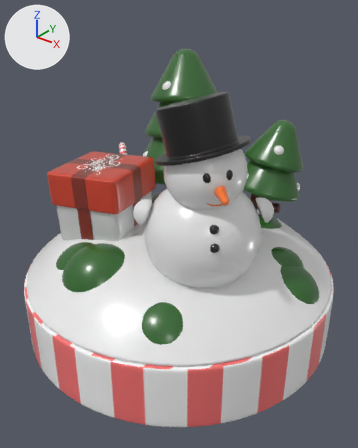
The glTF model public/model.glb, before and after one commit.
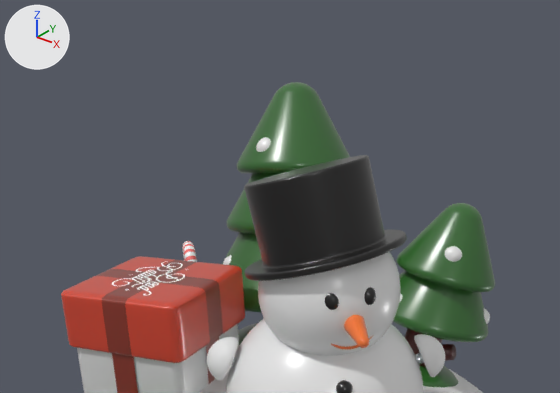
Old and new are each drawn whole from a camera (50 mm lens) standing at (3.56, -4.45, 4.16) and looking at (0.11, -0.14, 1.49) and again close up on the part from 3% to 95% of the width and 0% to 52% of the height. Every picture has the same lights, and +X, +Y and +Z are marked at upper left. Where no turn or scale is listed for an object, it has been applied to the vertices.

Objects in the first close-up: 'logo', '柱体.015', '柱体.016', '柱体.017', '柱体.020', '柱体.021', '柱体.025', '棱角球.002', '棱角球.003', '球体.029', '球体.031', '立方体.006', '立方体.007'.
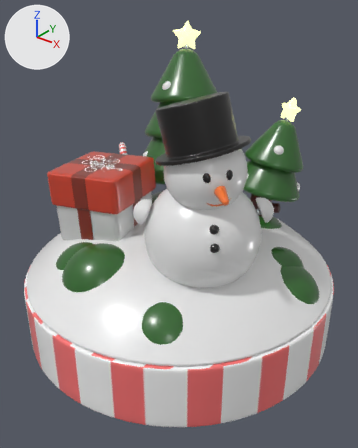
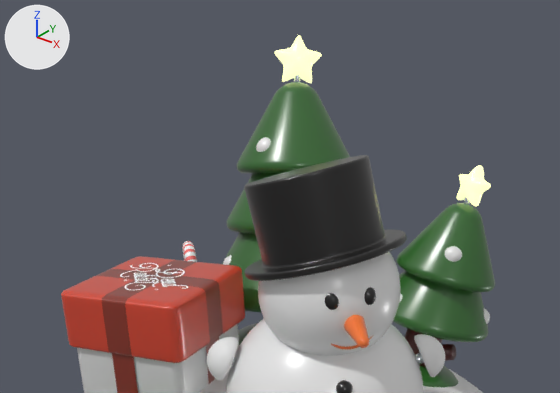
The change, as a diff of the scene's bpy script:
```diff
--- a/public/model.glb.py
+++ b/public/model.glb.py
@@ mat_star @@
+mat_star = principled_material('star')
+mat_star.base_color = (0.823, 0.933, 0.145)  # yellow #eaf76a
+mat_star.roughness = 0.261
+mat_star.coat_weight = 0.459
+mat_star.coat_roughness = 0.376
+mat_star.emission_color = (1.0, 1.0, 0.607)  # beige #ffffcc
+mat_star.emission_strength = 1.0
@@ me_star_001 @@
+me_star_001.from_pydata(...)  # 742 vertices, 1480 faces; spans x -0.136..0.151, y -0.092..0.09, z -0.13..0.152
+me_star_001.materials.append(mat_star)  # yellow #eaf76a
@@ me_柱体_030 @@
+me_柱体_030.from_pydata(...)  # 64 vertices, 124 faces; spans x -0.026..0.026, y -0.026..0.026, z -0.026..0.213
+me_柱体_030.materials.append(mat_gun)  # white #dce5e8
@@ me_star @@
+me_star.from_pydata(...)  # 742 vertices, 1480 faces; spans x -0.166..0.147, y -0.14..0.159, z -0.165..0.193
+me_star.materials.append(mat_star)  # yellow #eaf76a
@@ ob_logo @@
 ob_logo = bpy.data.objects.new('logo', me_logo)
-ob_logo.location = (-0.869, -0.455, 2.145)
-ob_logo.rotation_euler = (0.054, 0.0, -1.37)  # degrees (3.1, 0, -78)
+ob_logo.location = (-0.869, -0.455, 2.148)
+ob_logo.rotation_euler = (0.0512, -0.0305, -0.668)  # degrees (2.9, -1.7, -38)
 ob_logo.scale = (0.476, 0.476, 0.476)
@@ ob_star_001 @@
+ob_star_001 = bpy.data.objects.new('Star.001', me_star_001)
+ob_star_001.location = (0.777, 1.245, 2.742)
@@ ob_柱体_030 @@
+ob_柱体_030 = bpy.data.objects.new('柱体.030', me_柱体_030)
+ob_柱体_030.location = (-0.809, 1.174, 3.269)
@@ ob_star @@
+ob_star = bpy.data.objects.new('Star', me_star)
+ob_star.location = (-0.834, 1.214, 3.516)
```

Boxes (x1, y1, x2, y2) around the edits, measured in the close-ups (560 x 393 px):
'Star', added: after (274, 35, 322, 83)
'Star.001', added: after (456, 165, 491, 207)
'logo', moved, turned: before (112, 261, 189, 295); after (120, 263, 188, 290)
'柱体.030', added: after (294, 75, 300, 82)
